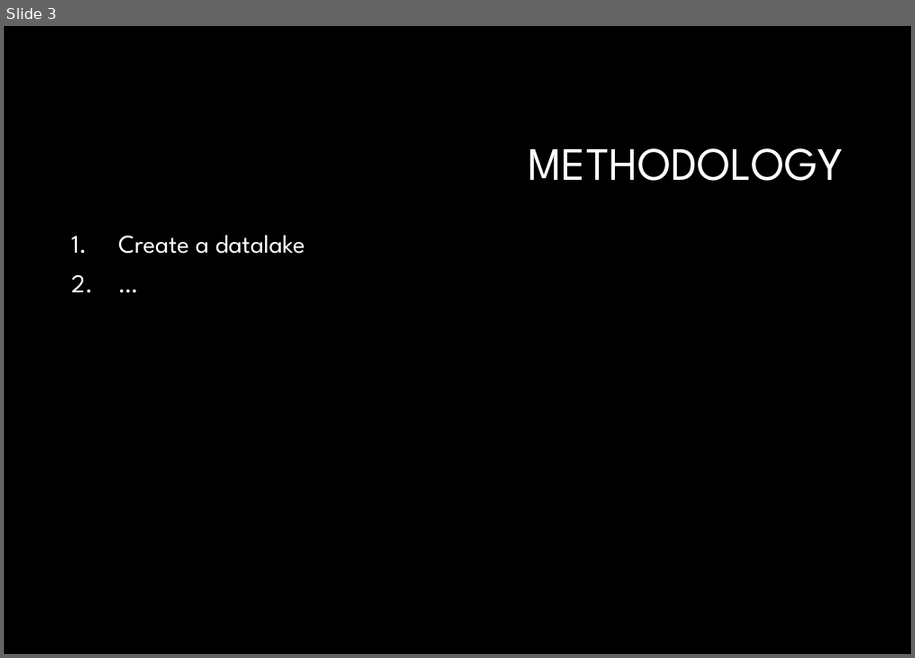
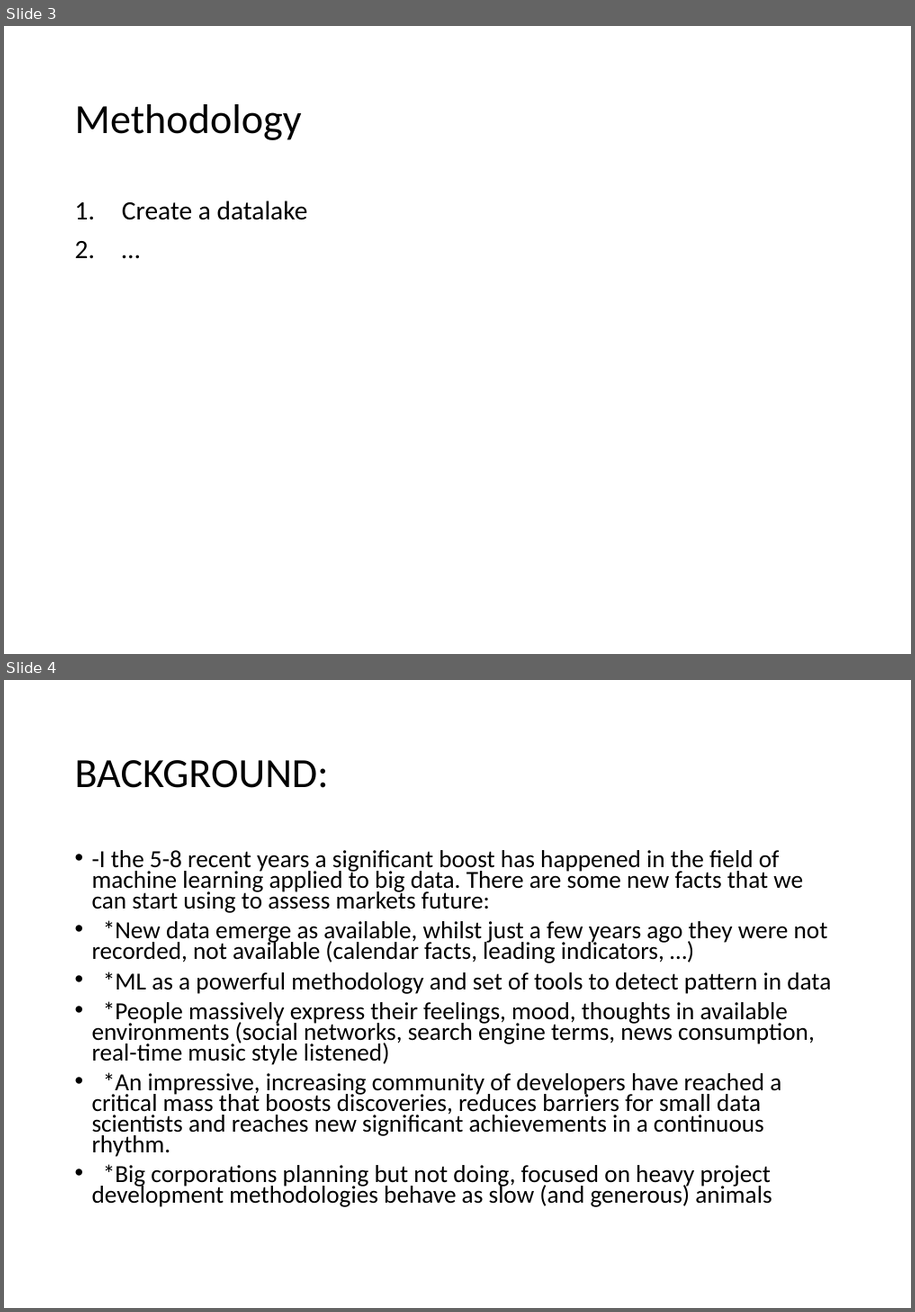
Before and after one commit to databellum-ai/climatrade, a slide deck: docs/climatrade.pptx. Shown one above the other, each under a label of ours: slide 3 before the commit, slides 3 and 4 after it. The pictures are 915x658 and 915x1312 pixels, drawn with LibreOffice and Linux fonts; fonts in the diff are those of the drawing; background and template pictures are left out. Boxes give left, top, right and bottom in pixels: in the first picture for what was removed or moved away, otherwise in the second. Text is boxed around its words. In the diff, an @@ line names an element or a change of style, - is before the commit and + after.

```diff
--- a/docs/climatrade.pptx
+++ b/docs/climatrade.pptx
@@ slide 4 added at <box>4,680,911,1308</box>, background #FFFFFF @@
@@ title added at <box>75,760,329,788</box>, 35.8 pt, text #000000 @@
+BACKGROUND:
@@ text added at <box>92,850,831,1207</box>, 21 pt, text #000000 @@
+• -I the 5-8 recent years a significant boost has happened in the field of machine learning applied to big data. There are some new facts that we can start using to assess markets future:
+• *New data emerge as available, whilst just a few years ago they were not recorded, not available (calendar facts, leading indicators, …)
+• *ML as a powerful methodology and set of tools to detect pattern in data
+• *People massively express their feelings, mood, thoughts in available environments (social networks, search engine terms, news consumption, real-time music style listened)
+• *An impressive, increasing community of developers have reached a critical mass that boosts discoveries, reduces barriers for small data scientists and reaches new significant achievements in a continuous rhythm.
+• *Big corporations planning but not doing, focused on heavy project development methodologies behave as slow (and generous) animals
@@ slide 3 changed as well @@
@@ background #000000 to #FFFFFF @@
@@ title at <box>75,104,302,140</box>: text changed; size 40 to 35.8 pt; font League Spartan to Calibri; text colour #FFFFFF to #000000 @@
-METHODOLOGY
+Methodology
@@ text "Create a datalake": place and size @@
-text "Create a datalake" at <box>118,235,306,254</box>
+text "Create a datalake" at <box>122,201,308,220</box>
@@ text "Create a datalake" at <box>122,201,308,220</box>: size 22 to 22.8 pt, font League Spartan to Calibri, text colour #FFFFFF to #000000; less space between paragraphs @@
```
Also in this commit, not shown: 2 other slides changed, 6 other slides added, 2 other files.
